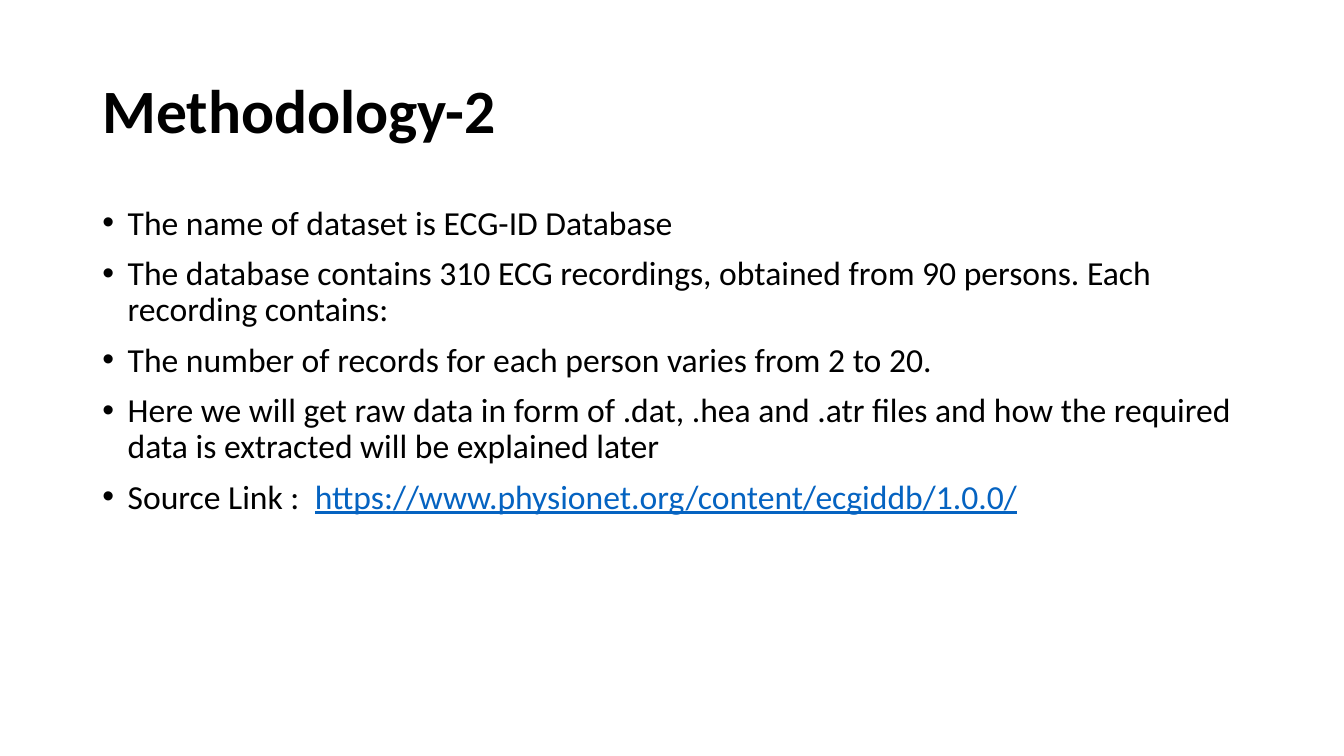
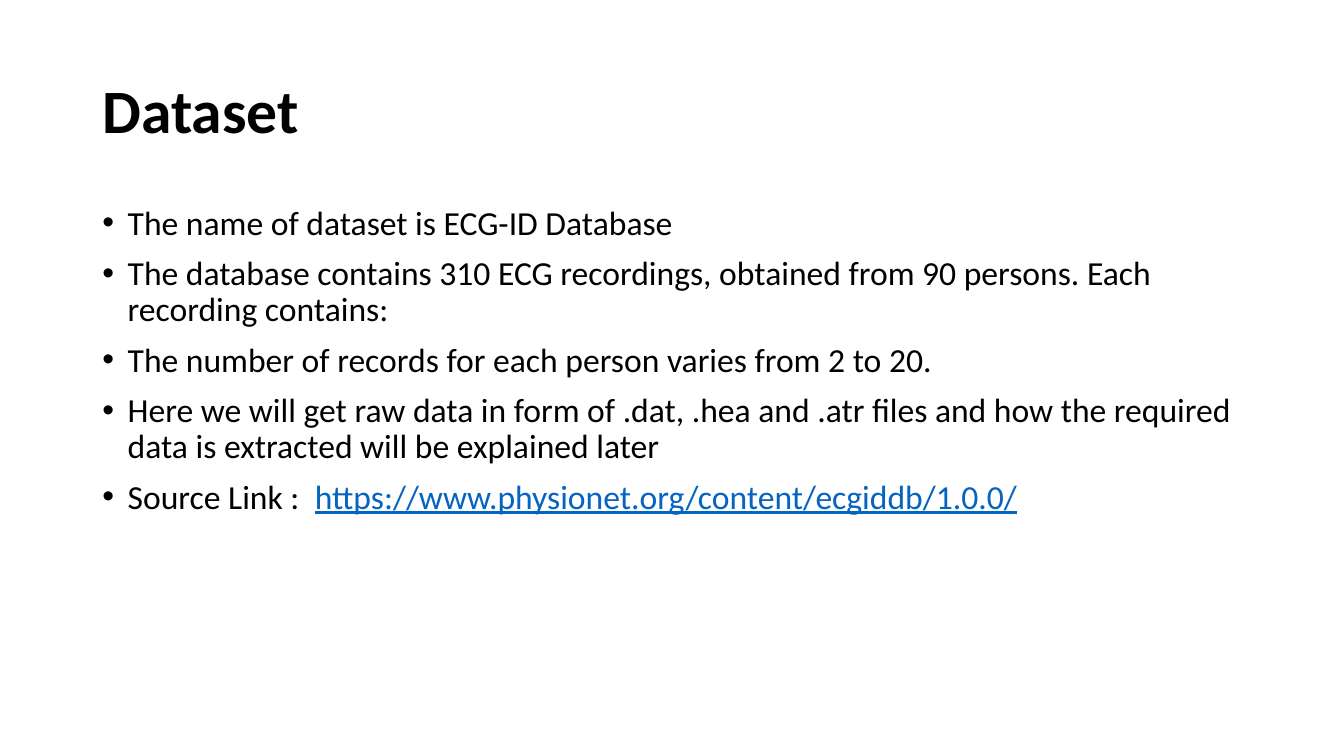
Before and after one commit to uma0441/TwoFactorAuthentication, a slide deck: slide 16 of Final.pptx (slide 15 before the commit). Drawn at 1344x756 pixels with LibreOffice and Linux fonts; fonts in the diff are those of the drawing. Boxes give left, top, right and bottom in pixels: in the first picture for what was removed or moved away, otherwise in the second. Text is boxed around its words. In the diff, an @@ line names an element or a change of style, - is before the commit and + after.

```diff
--- a/Final.pptx
+++ b/Final.pptx
@@ title at (x1=102, y1=93, x2=298, y2=134): text changed @@
-Methodology-2
+Dataset
```
Also in this commit, not shown: 3 other slides changed.
